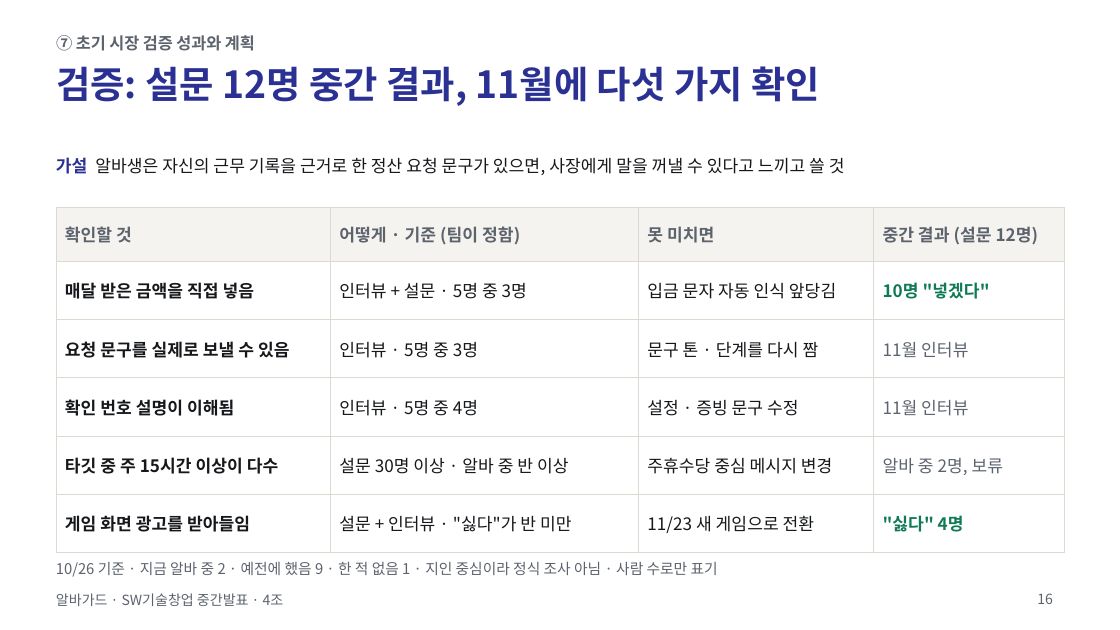
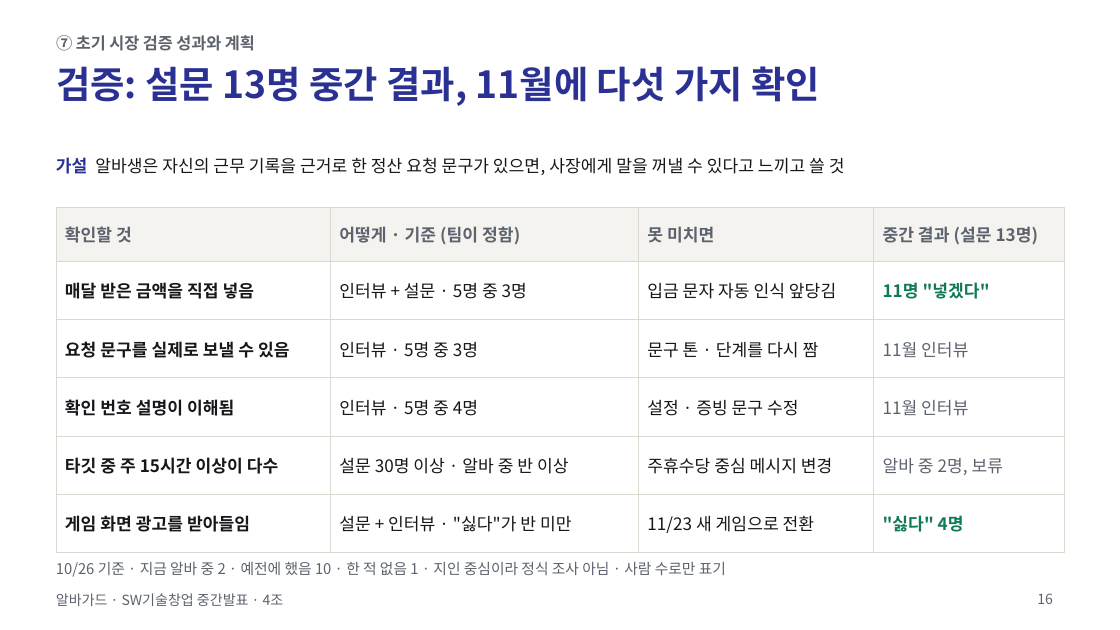
Before and after one commit to jihooni217/albaguard, a slide deck: slide 16 of docs/06_중간발표_PPT.pptx. Drawn at 1120x630 pixels with LibreOffice and Linux fonts; fonts in the diff are those of the drawing. Boxes give left, top, right and bottom in pixels: in the first picture for what was removed or moved away, otherwise in the second. Text is boxed around its words. In the diff, an @@ line names an element or a change of style, - is before the commit and + after.

```diff
--- a/docs/06_중간발표_PPT.pptx
+++ b/docs/06_중간발표_PPT.pptx
@@ title at (56, 66, 820, 106): text changed @@
-검증: 설문 12명 중간 결과, 11월에 다섯 가지 확인
+검증: 설문 13명 중간 결과, 11월에 다섯 가지 확인
@@ table at (56, 207, 1064, 537) @@
-row 1, column 4: 중간 결과 (설문 12명)
+row 1, column 4: 중간 결과 (설문 13명)
@@ row 2, column 4: "10명 "넣겠다"" to "11명 "넣겠다"" @@
@@ text at (56, 562, 726, 577): text changed @@
-10/26 기준 · 지금 알바 중 2 · 예전에 했음 9 · 한 적 없음 1 · 지인 중심이라 정식 조사 아님 · 사람 수로만 표기
+10/26 기준 · 지금 알바 중 2 · 예전에 했음 10 · 한 적 없음 1 · 지인 중심이라 정식 조사 아님 · 사람 수로만 표기
```
Also in this commit, not shown: 2 other slides changed, 6 other files.
